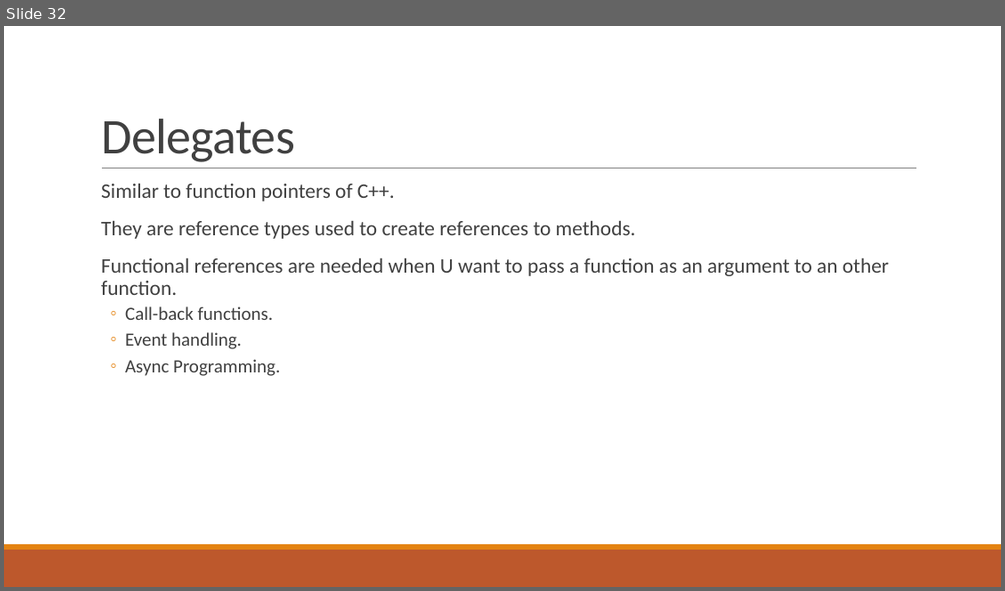
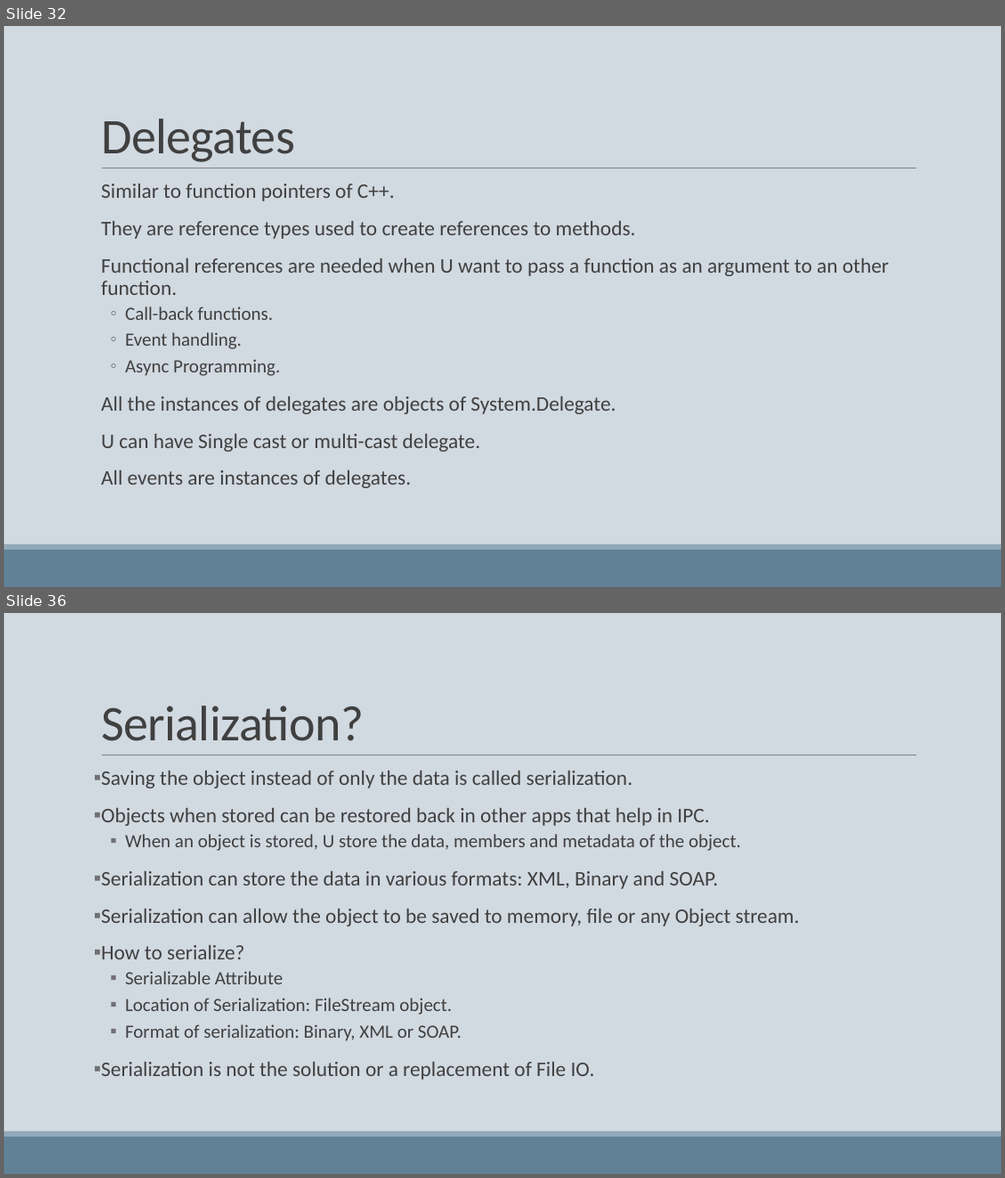
Before and after one commit to phani-rajbn/Nichi-In, a slide deck: MS-net.pptx. Shown one above the other, each under a label of ours: slide 32 before the commit, slides 32 and 36 after it; the slides between them are not shown. The pictures are 1005x591 and 1005x1178 pixels, drawn with LibreOffice and Linux fonts; fonts in the diff are those of the drawing. Boxes give left, top, right and bottom in pixels: in the first picture for what was removed or moved away, otherwise in the second. Text is boxed around its words. In the diff, an @@ line names an element or a change of style, - is before the commit and + after.

```diff
--- a/MS-net.pptx
+++ b/MS-net.pptx
@@ slide 36 added at box(4, 613, 1001, 1174), background #D1D9E1; not listed: 3 template elements that a slide beside it also shows @@
@@ title added at box(101, 706, 364, 741), 48 pt, text #404040 @@
+Serialization?
@@ text added at box(101, 771, 800, 1079), 20 pt, text #404040 @@
+▪ Saving the object instead of only the data is called serialization.
+▪ Objects when stored can be restored back in other apps that help in IPC.
+  ▪ When an object is stored, U store the data, members and metadata of the object.
+▪ Serialization can store the data in various formats: XML, Binary and SOAP.
+▪ Serialization can allow the object to be saved to memory, file or any Object stream.
+▪ How to serialize?
+  ▪ Serializable Attribute
+  ▪ Location of Serialization: FileStream object.
+  ▪ Format of serialization: Binary, XML or SOAP.
+▪ Serialization is not the solution or a replacement of File IO.
@@ slide 32 changed as well @@
@@ background #FFFFFF to #D1D9E1 @@
@@ text at box(101, 184, 889, 376): bullet colour #E48312 to #6F6F74 @@
@@ text at box(101, 396, 615, 488): paragraphs added @@
+  All the instances of delegates are objects of System.Delegate.
+  U can have Single cast or multi-cast delegate.
+  All events are instances of delegates.
@@ rectangle at box(4, 549, 1001, 587): fill #BD582C to #618197 @@
@@ rectangle at box(4, 544, 1001, 549): fill #E48312 to #92A9B9 @@
```
Also in this commit, not shown: 31 other slides changed, 4 other slides added.
